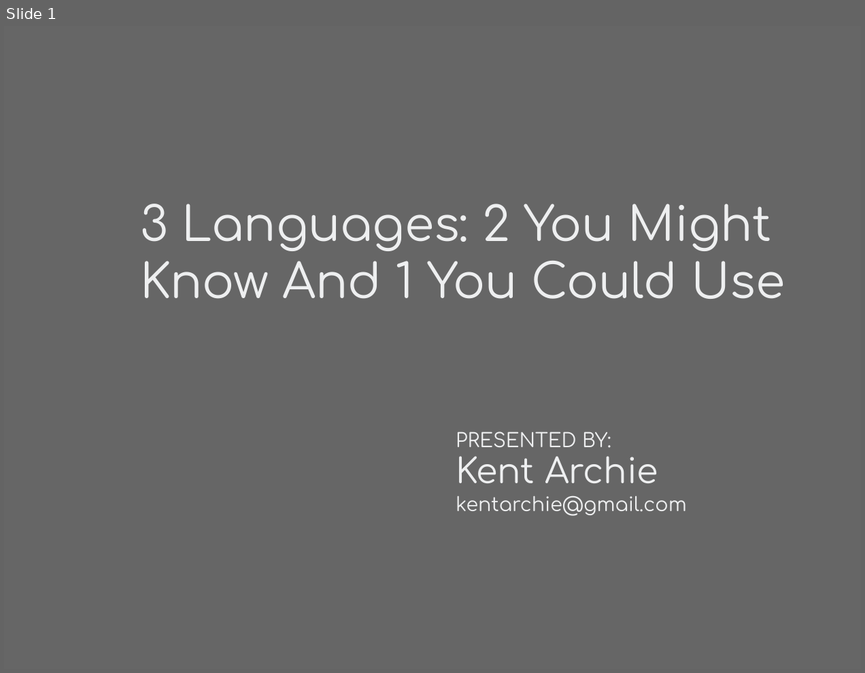
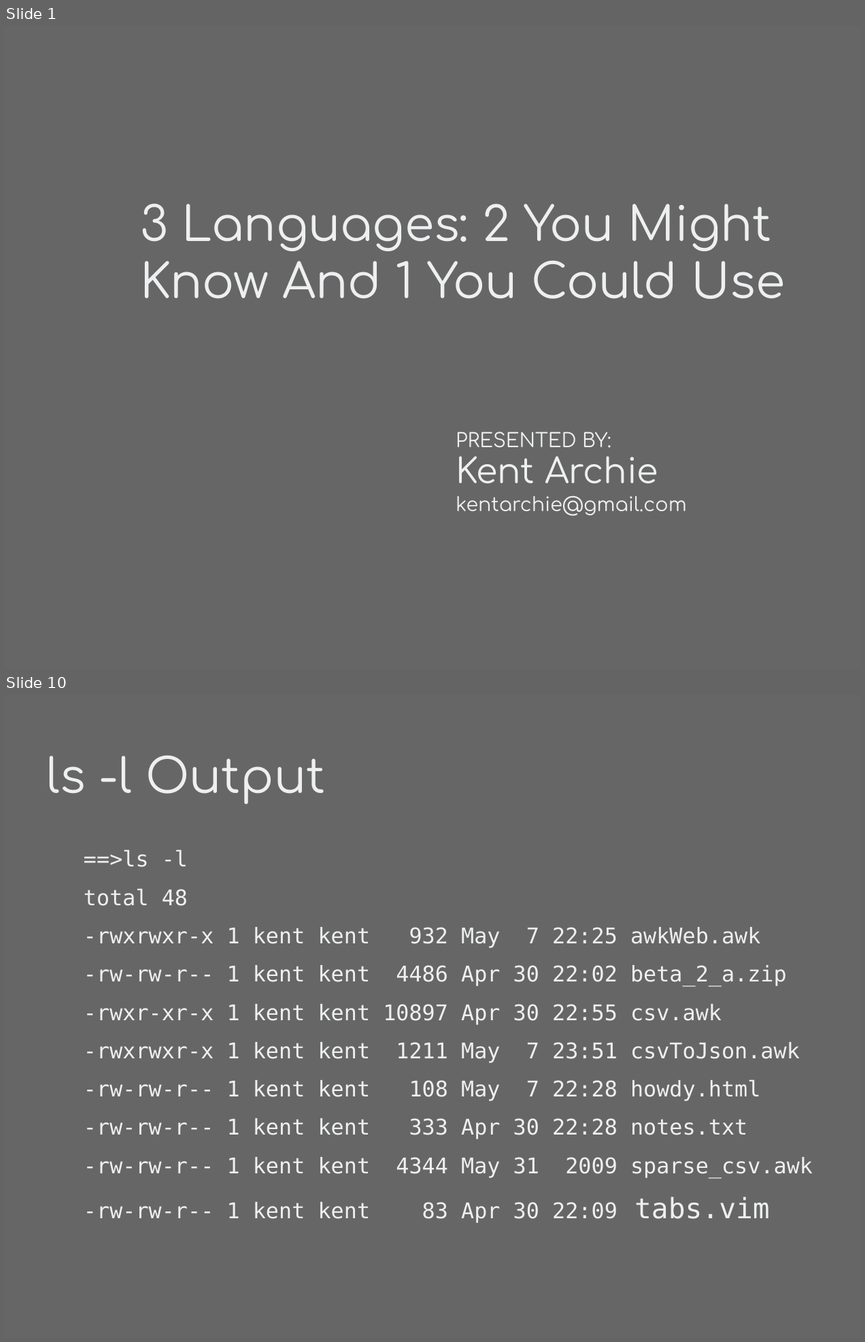
Before and after one commit to kentarchie/three-languages-talk, a slide deck: Slides/ThreeLanguages.odp. Shown one above the other, each under a label of ours: slide 1 before the commit, slides 1 and 10 after it; the slides between them are not shown. The pictures are 865x673 and 865x1342 pixels, drawn with LibreOffice and Linux fonts; fonts in the diff are those of the drawing. Boxes give left, top, right and bottom in pixels: in the first picture for what was removed or moved away, otherwise in the second. Text is boxed around its words. In the diff, an @@ line names an element or a change of style, - is before the commit and + after.

```diff
--- a/Slides/ThreeLanguages.odp
+++ b/Slides/ThreeLanguages.odp
@@ slide 10 added at (4,695,861,1338), background #666666 @@
@@ title added at (47,756,325,804), 44 pt, text #EEEFF0 @@
+ls -l Output
@@ text added at (84,849,800,1223), 20 pt, text #EEEFF0 @@
+==>ls -l
+total 48
+-rwxrwxr-x 1 kent kent 932 May 7 22:25 awkWeb.awk
+-rw-rw-r-- 1 kent kent 4486 Apr 30 22:02 beta_2_a.zip
+-rwxr-xr-x 1 kent kent 10897 Apr 30 22:55 csv.awk
+-rwxrwxr-x 1 kent kent 1211 May 7 23:51 csvToJson.awk
+-rw-rw-r-- 1 kent kent 108 May 7 22:28 howdy.html
+-rw-rw-r-- 1 kent kent 333 Apr 30 22:28 notes.txt
+-rw-rw-r-- 1 kent kent 4344 May 31 2009 sparse_csv.awk
+-rw-rw-r-- 1 kent kent 83 Apr 30 22:09 tabs.vim
```
Also in this commit, not shown: 30 other slides added, 15 other files.
